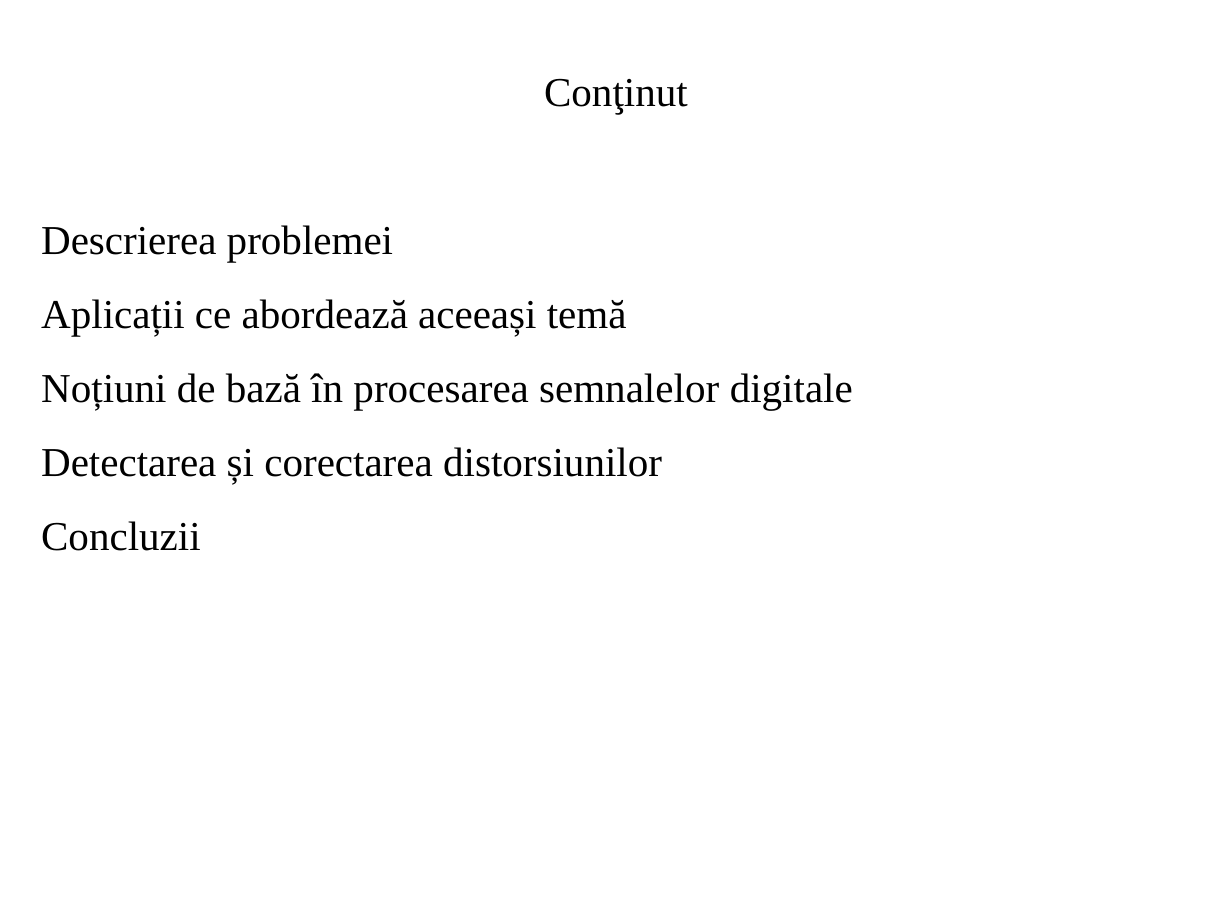
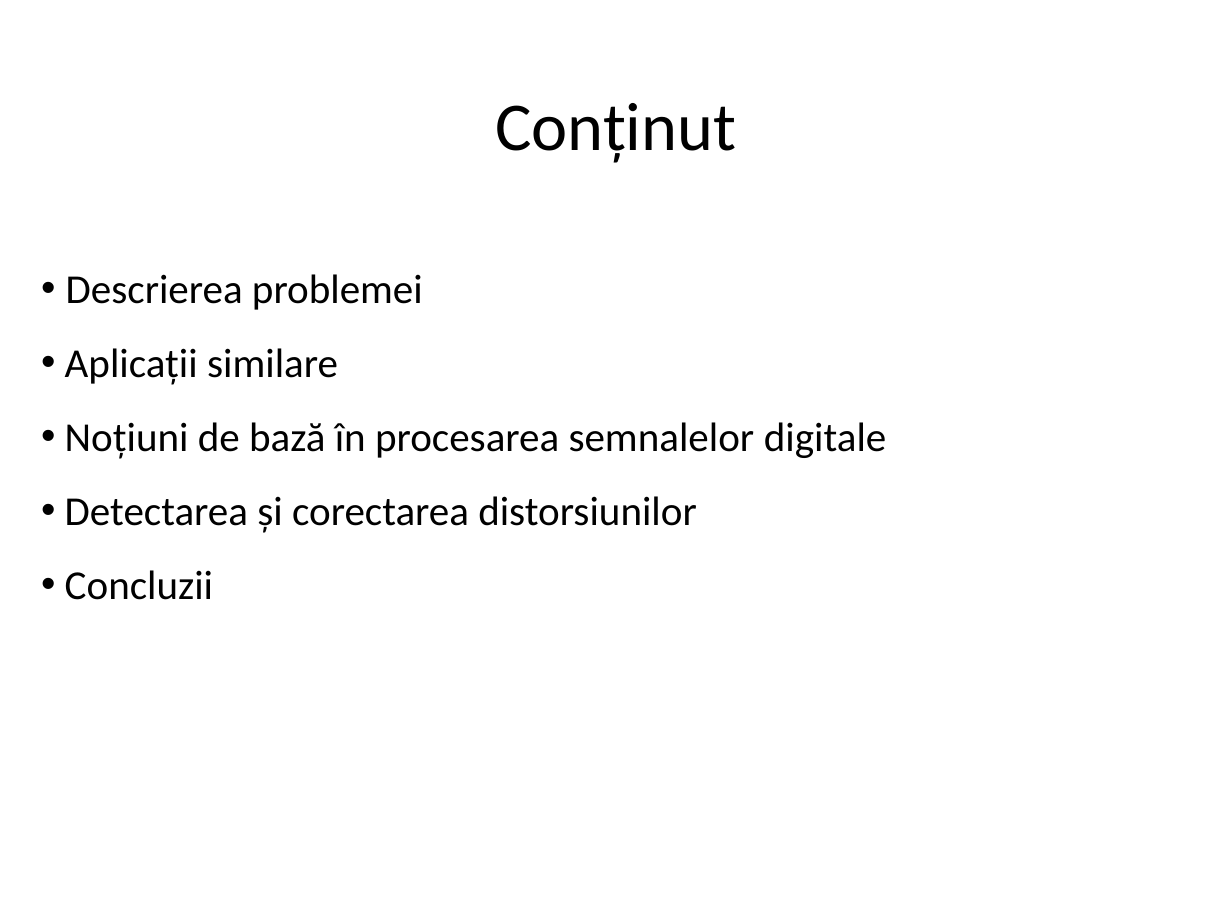
Before and after one commit to DrimbaAlexandru/Discuri, a slide deck: slide 2 of docs/Prezentare.pptx. Drawn at 1232x924 pixels with LibreOffice and Linux fonts; fonts in the diff are those of the drawing. Boxes give left, top, right and bottom in pixels: in the first picture for what was removed or moved away, otherwise in the second. Text is boxed around its words. In the diff, an @@ line names an element or a change of style, - is before the commit and + after.

```diff
--- a/docs/Prezentare.pptx
+++ b/docs/Prezentare.pptx
@@ text at [65, 103, 886, 600]: size 24 to 40 pt in "Conţinut"; font Times New Roman to Calibri in "Conţinut", "Descrierea problemei", "Noțiuni de bază în procesarea semnalelor digitale", "Detectarea și corectarea distorsiunilor" and 1 more places; bullet none to • @@
@@ text at [65, 348, 338, 385]: text changed; font Times New Roman to Calibri @@
-Aplicații ce abordează aceeași temă
+• Aplicații similare
```
Also in this commit, not shown: 6 other slides changed, 6 slides added, 1 slide removed.
